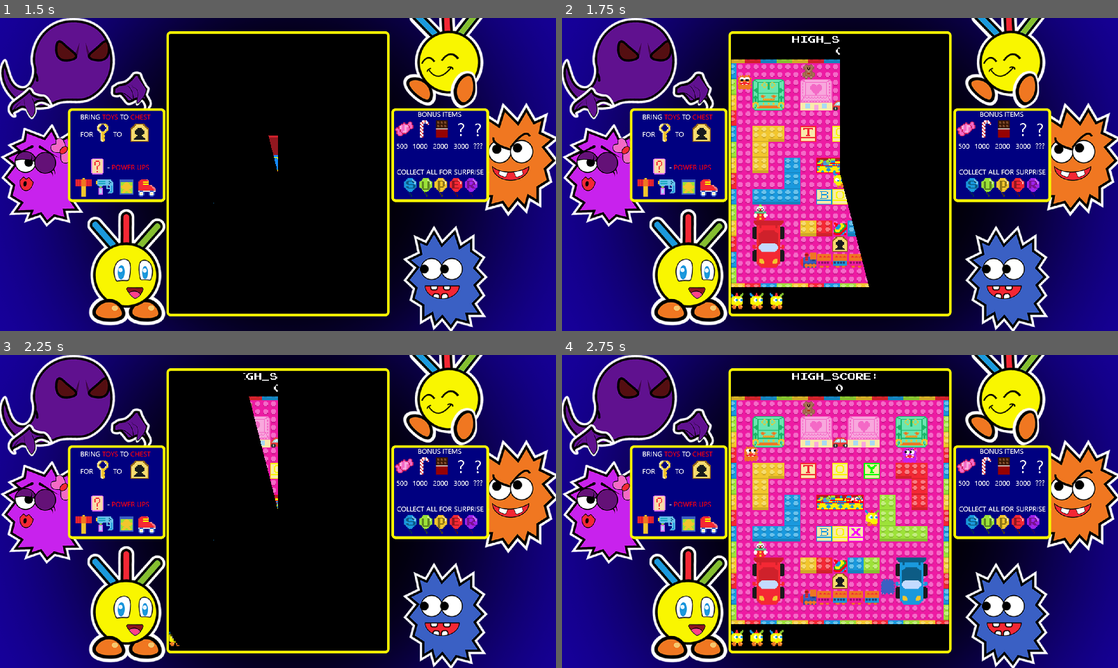
Above: before the commit, frames 1-4 (two rows, left to right).
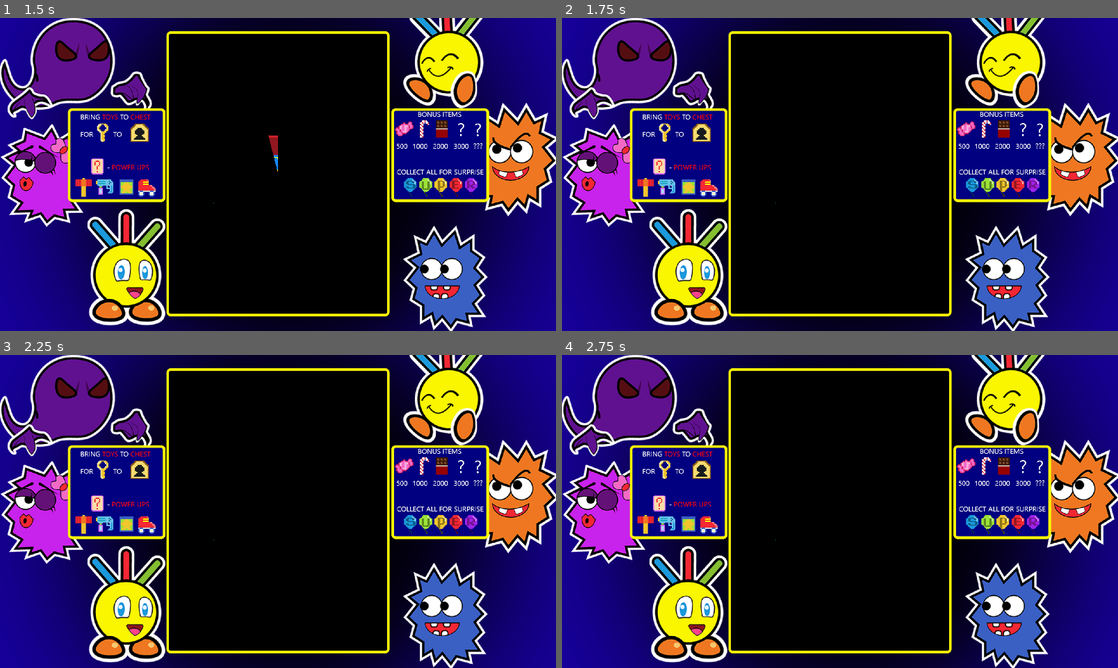
Above: after the commit, the same moments.

Repository: anthonymherrera94/Toy-Box
Game: Godot game, scene res://Scenes/overlay.tscn
Same seed, same stepped clock (60 frames per second), same inputs: the game is played once before the commit and once after it. The engine's default icon, where the game draws it, is replaced by a stand-in: a white triangle on a blue panel in a dark square.
Inputs:
- Up to frame 1 (1.5 s): tap Enter (start) at 0.5, 0.6, 1.25, 1.35 s; hold D (move_right) 0.53-1.28 s; hold S (move_down) from 1.28 s (still down)
- Up to frame 2 (1.75 s): keep holding S (move_down)
- Up to frame 3 (2.25 s): release S (move_down) at 2.03 s; hold D (move_right) from 2.03 s (still down); tap Enter (start) at 2.1 s
- Up to frame 4 (2.75 s): keep holding D (move_right)

Frame 1 is identical in both runs. In frame 2, 16% of the frame differs, in the area x 30-56%, y 5-94%; in frame 3, 1.1%; in frame 4, 29%, in the area x 30-70%, y 5-94%.
Error before the commit: Cannot call method 'queue_free' on a previously freed instance. (res://Scripts/overlay.gd:57)
Error after the commit: Parse Error: Cannot assign a value of type Node to variable "obj" with specified type PowerUp. (res://Scripts/scene_controller.gd:153)

Commit message:
Add cards

Diff:
--- a/Scenes/game_ui.tscn
+++ b/Scenes/game_ui.tscn
@@ -1,9 +1,14 @@
-[gd_scene load_steps=3 format=3 uid="uid://nix2txmiynxq"]
+[gd_scene load_steps=8 format=3 uid="uid://nix2txmiynxq"]
 
 [ext_resource type="Script" path="res://Scripts/game_ui.gd" id="1_2pu42"]
 [ext_resource type="PackedScene" uid="uid://83j1bck4eopc" path="res://Scenes/prefabs/life.tscn" id="2_sj2bp"]
+[ext_resource type="Texture2D" uid="uid://ccq788a0wyawi" path="res://Sprites/Animated/Balloon S.tres" id="3_qg1ss"]
+[ext_resource type="Texture2D" uid="uid://xkwq52ch3yih" path="res://Sprites/Animated/Balloon U.tres" id="4_xs2ul"]
+[ext_resource type="Texture2D" uid="uid://dakjseenl84w7" path="res://Sprites/Animated/Balloon P.tres" id="5_phglg"]
+[ext_resource type="Texture2D" uid="uid://dspidvaenfjm8" path="res://Sprites/Animated/Balloon E.tres" id="6_gba2s"]
+[ext_resource type="Texture2D" uid="uid://cctjoiulvgbhl" path="res://Sprites/Animated/Balloon R.tres" id="7_aqjcd"]
 
-[node name="GameUI" type="Control" node_paths=PackedStringArray("score", "lives")]
+[node name="GameUI" type="Control" node_paths=PackedStringArray("up", "score", "bonus", "lives", "balloon_s", "balloon_u", "balloon_p", "balloon_e", "balloon_r")]
 visible = false
 custom_minimum_size = Vector2(224, 288)
 layout_direction = 1
@@ -15,8 +20,15 @@
 offset_bottom = 152.0
 script = ExtResource("1_2pu42")
 life = ExtResource("2_sj2bp")
-score = NodePath("VBoxContainer/TopPanel/VBoxContainer/Stats/Score")
+up = NodePath("VBoxContainer/TopPanel/VBoxContainer/Up/UpCount")
+score = NodePath("VBoxContainer/TopPanel/VBoxContainer/Score/ScoreCount")
+bonus = NodePath("VBoxContainer/TopPanel/VBoxContainer/Bonus/BonusCount")
 lives = NodePath("VBoxContainer/BottomPanel/Stats/Lives")
+balloon_s = NodePath("VBoxContainer/BottomPanel/Stats/Balloons/S")
+balloon_u = NodePath("VBoxContainer/BottomPanel/Stats/Balloons/U")
+balloon_p = NodePath("VBoxContainer/BottomPanel/Stats/Balloons/P")
+balloon_e = NodePath("VBoxContainer/BottomPanel/Stats/Balloons/E")
+balloon_r = NodePath("VBoxContainer/BottomPanel/Stats/Balloons/R")
 
 [node name="VBoxContainer" type="VBoxContainer" parent="."]
 layout_mode = 1
@@ -30,36 +42,71 @@
 layout_mode = 2
 size_flags_vertical = 3
 
-[node name="VBoxContainer" type="VBoxContainer" parent="VBoxContainer/TopPanel"]
+[node name="VBoxContainer" type="HBoxContainer" parent="VBoxContainer/TopPanel"]
 layout_mode = 1
 anchors_preset = 15
 anchor_right = 1.0
 anchor_bottom = 1.0
 grow_horizontal = 2
 grow_vertical = 2
-theme_override_constants/separation = 4
+theme_override_constants/separation = 16
 alignment = 1
 
-[node name="Labels" type="HBoxContainer" parent="VBoxContainer/TopPanel/VBoxContainer"]
+[node name="Up" type="VBoxContainer" parent="VBoxContainer/TopPanel/VBoxContainer"]
 layout_mode = 2
-theme_override_constants/separation = 4
 alignment = 1
 
-[node name="ScoreTXT" type="Label" parent="VBoxContainer/TopPanel/VBoxContainer/Labels"]
+[node name="UpTXT" type="Label" parent="VBoxContainer/TopPanel/VBoxContainer/Up"]
 layout_mode = 2
 theme_override_font_sizes/font_size = 8
-text = "High_score: "
+text = "1Up"
+horizontal_alignment = 1
 vertical_alignment = 1
 uppercase = true
 
-[node name="Stats" type="HBoxContainer" parent="VBoxContainer/TopPanel/VBoxContainer"]
+[node name="UpCount" type="Label" parent="VBoxContainer/TopPanel/VBoxContainer/Up"]
+layout_mode = 2
+theme_override_font_sizes/font_size = 8
+text = "0"
+horizontal_alignment = 1
+
+[node name="Score" type="VBoxContainer" parent="VBoxContainer/TopPanel/VBoxContainer"]
 layout_mode = 2
 alignment = 1
 
-[node name="Score" type="Label" parent="VBoxContainer/TopPanel/VBoxContainer/Stats"]
+[node name="ScoreTXT" type="Label" parent="VBoxContainer/TopPanel/VBoxContainer/Score"]
+layout_mode = 2
+theme_override_font_sizes/font_size = 8
+text = "High_score"
+horizontal_alignment = 1
+vertical_alignment = 1
+uppercase = true
+
+[node name="ScoreCount" type="Label" parent="VBoxContainer/TopPanel/VBoxContainer/Score"]
 layout_mode = 2
 theme_override_font_sizes/font_size = 8
 text = "0"
+horizontal_alignment = 1
+
+[node name="Bonus" type="VBoxContainer" parent="VBoxContainer/TopPanel/VBoxContainer"]
+layout_mode = 2
+alignment = 1
+
+[node name="BonusTXT" type="Label" parent="VBoxContainer/TopPanel/VBoxContainer/Bonus"]
+layout_mode = 2
+theme_override_font_sizes/font_size = 8
+text = "Bonus"
+vertical_alignment = 1
+uppercase = true
+
+[node name="BonusCount" type="Label" parent="VBoxContainer/TopPanel/VBoxContainer/Bonus"]
+layout_mode = 2
+theme_override_font_sizes/font_size = 8
+text = "0
+"
+horizontal_alignment = 1
+vertical_alignment = 1
+uppercase = true
 
 [node name="Spacer" type="Control" parent="VBoxContainer"]
 layout_mode = 2
@@ -86,3 +133,36 @@
 
 [node name="YOLO" parent="VBoxContainer/BottomPanel/Stats/Lives" instance=ExtResource("2_sj2bp")]
 layout_mode = 2
+
+[node name="Spacer" type="Control" parent="VBoxContainer/BottomPanel/Stats"]
+layout_mode = 2
+size_flags_horizontal = 3
+
+[node name="Balloons" type="HBoxContainer" parent="VBoxContainer/BottomPanel/Stats"]
+layout_mode = 2
+theme_override_constants/separation = 0
+
+[node name="S" type="TextureRect" parent="VBoxContainer/BottomPanel/Stats/Balloons"]
+layout_mode = 2
+texture = ExtResource("3_qg1ss")
+expand_mode = 2
+
+[node name="U" type="TextureRect" parent="VBoxContainer/BottomPanel/Stats/Balloons"]
+layout_mode = 2
+texture = ExtResource("4_xs2ul")
+expand_mode = 2
+
+[node name="P" type="TextureRect" parent="VBoxContainer/BottomPanel/Stats/Balloons"]
+layout_mode = 2
+texture = ExtResource("5_phglg")
+expand_mode = 2
+
+[node name="E" type="TextureRect" parent="VBoxContainer/BottomPanel/Stats/Balloons"]
+layout_mode = 2
+texture = ExtResource("6_gba2s")
+expand_mode = 2
+
+[node name="R" type="TextureRect" parent="VBoxContainer/BottomPanel/Stats/Balloons"]
+layout_mode = 2
+texture = ExtResource("7_aqjcd")
+expand_mode = 2
--- /dev/null
+++ b/Scenes/items/card.tscn
@@ -0,0 +1,19 @@
+[gd_scene load_steps=4 format=3 uid="uid://stjmcgspfc51"]
+
+[ext_resource type="Script" path="res://Scripts/items/Card.gd" id="1_spypd"]
+[ext_resource type="Texture2D" uid="uid://nyet335pp18j" path="res://Sprites/Items/Important items/_ Card.png" id="2_e4tnd"]
+
+[sub_resource type="RectangleShape2D" id="RectangleShape2D_g076h"]
+size = Vector2(11, 12)
+
+[node name="Card" type="Area2D"]
+script = ExtResource("1_spypd")
+
+[node name="Sprite" type="Sprite2D" parent="."]
+texture = ExtResource("2_e4tnd")
+
+[node name="CollisionShape2D" type="CollisionShape2D" parent="."]
+position = Vector2(-0.5, -2)
+shape = SubResource("RectangleShape2D_g076h")
+
+[connection signal="body_entered" from="." to="." method="_on_body_entered"]
--- /dev/null
+++ b/Scenes/items/power_up.tscn
@@ -0,0 +1,59 @@
+[gd_scene load_steps=8 format=3 uid="uid://310dq2pscnnp"]
+
+[ext_resource type="Script" path="res://Scripts/items/PowerUp.gd" id="1_q7h18"]
+[ext_resource type="Texture2D" uid="uid://41j5wfg4pm8r" path="res://Sprites/Items/Power Ups/Bubble Gun R.png" id="2_wqtyl"]
+[ext_resource type="Texture2D" uid="uid://coe754ae22sgw" path="res://Sprites/Items/Power Ups/Jack-in-the-box 1.png" id="3_6utki"]
+[ext_resource type="Texture2D" uid="uid://c427rhsjpuc1g" path="res://Sprites/Items/Power Ups/Roller Skate.png" id="4_eqcl2"]
+[ext_resource type="Texture2D" uid="uid://ca2aw6f7ryd8a" path="res://Sprites/Items/Power Ups/Toy Hammer (side view).png" id="5_8w2un"]
+
+[sub_resource type="SpriteFrames" id="SpriteFrames_ua2mf"]
+animations = [{
+"frames": [{
+"duration": 1.0,
+"texture": ExtResource("2_wqtyl")
+}],
+"loop": true,
+"name": &"BubbleGun",
+"speed": 5.0
+}, {
+"frames": [{
+"duration": 1.0,
+"texture": ExtResource("3_6utki")
+}],
+"loop": true,
+"name": &"JackInTheBox",
+"speed": 5.0
+}, {
+"frames": [{
+"duration": 1.0,
+"texture": ExtResource("4_eqcl2")
+}],
+"loop": true,
+"name": &"RollerSkate",
+"speed": 5.0
+}, {
+"frames": [{
+"duration": 1.0,
+"texture": ExtResource("5_8w2un")
+}],
+"loop": true,
+"name": &"ToyHammer",
+"speed": 5.0
+}]
+
+[sub_resource type="RectangleShape2D" id="RectangleShape2D_g076h"]
+size = Vector2(11, 12)
+
+[node name="PowerUp" type="Area2D" node_paths=PackedStringArray("power_up_anim")]
+script = ExtResource("1_q7h18")
+power_up_anim = NodePath("AnimatedSprite2D")
+
+[node name="AnimatedSprite2D" type="AnimatedSprite2D" parent="."]
+sprite_frames = SubResource("SpriteFrames_ua2mf")
+animation = &"JackInTheBox"
+
+[node name="CollisionShape2D" type="CollisionShape2D" parent="."]
+position = Vector2(-0.5, -2)
+shape = SubResource("RectangleShape2D_g076h")
+
+[connection signal="body_entered" from="." to="." method="_on_body_entered"]
--- a/Scenes/overlay.tscn
+++ b/Scenes/overlay.tscn
@@ -7,8 +7,10 @@
 [ext_resource type="PackedScene" uid="uid://bgeecpdk5cqku" path="res://Scenes/items/treats.tscn" id="3_bb1nd"]
 [ext_resource type="PackedScene" uid="uid://xh8jwujxoio8" path="res://Scenes/items/toy.tscn" id="4_4sp8s"]
 [ext_resource type="PackedScene" uid="uid://k0j7ujbqyukg" path="res://Scenes/fade.tscn" id="4_5g481"]
+[ext_resource type="PackedScene" uid="uid://stjmcgspfc51" path="res://Scenes/items/card.tscn" id="4_30y6x"]
 [ext_resource type="PackedScene" uid="uid://bi41guy5y3fyx" path="res://Scenes/items/key.tscn" id="5_6qwki"]
 [ext_resource type="PackedScene" uid="uid://cua72rre142t6" path="res://Scenes/toy_town_1.tscn" id="5_nm1dm"]
+[ext_resource type="PackedScene" uid="uid://310dq2pscnnp" path="res://Scenes/items/power_up.tscn" id="7_oj44a"]
 
 [node name="Overlay" type="Control" node_paths=PackedStringArray("viewport")]
 process_mode = 3
@@ -21,8 +23,10 @@
 script = ExtResource("1_btq4h")
 balloon = ExtResource("2_vcrxe")
 treat = ExtResource("3_bb1nd")
+card = ExtResource("4_30y6x")
 toy = ExtResource("4_4sp8s")
 key = ExtResource("5_6qwki")
+power_up = ExtResource("7_oj44a")
 fade = ExtResource("4_5g481")
 menu = ExtResource("1_47hrg")
 first_level = ExtResource("5_nm1dm")
--- a/Scripts/game_ui.gd
+++ b/Scripts/game_ui.gd
@@ -4,12 +4,42 @@
 @export var life: PackedScene
 
 @export_category("Nodes")
+@export var up: Label
 @export var score: Label
+@export var bonus: Label
 @export var lives: HBoxContainer
 
+@export_category("Balloons")
+@export var balloon_s: TextureRect
+@export var balloon_u: TextureRect
+@export var balloon_p: TextureRect
+@export var balloon_e: TextureRect
+@export var balloon_r: TextureRect
+
+var balloons: Dictionary
+
+
+func _ready() -> void:
+	balloons = {
+		Balloons.BALLOON_TYPE.S: balloon_s,
+		Balloons.BALLOON_TYPE.U: balloon_u,
+		Balloons.BALLOON_TYPE.P: balloon_p,
+		Balloons.BALLOON_TYPE.E: balloon_e,
+		Balloons.BALLOON_TYPE.R: balloon_r
+	}
+
+	for i in balloons:
+		balloons[i].hide()
+
+
+func set_up(_up: int) -> void:
+	up.text = str(_up)
 
 func set_score(_score: int) -> void:
 	score.text = str(_score)
+
+func set_bonus_time(_time: int) -> void:
+	bonus.text = str(_time)
 
 func set_lives(_lives: int) -> void:
 	clear_lives()
@@ -20,3 +50,6 @@
 func clear_lives() -> void:
 	for i in lives.get_children():
 		i.queue_free()
+
+func pop_balloon(_type: Balloons.BALLOON_TYPE) -> void:
+	balloons[_type].show()
--- /dev/null
+++ b/Scripts/items/Card.gd
@@ -0,0 +1,9 @@
+class_name Cards extends Area2D
+
+signal picked
+
+
+func _on_body_entered(body: Node2D) -> void:
+	if body is Aoy:
+		picked.emit()
+		queue_free()
--- /dev/null
+++ b/Scripts/items/PowerUp.gd
@@ -0,0 +1,33 @@
+class_name PowerUp extends Area2D
+
+@export var power_up_anim: AnimatedSprite2D
+
+enum POWER_UP_TYPE{
+	BubbleGun,
+	JackInTheBox,
+	RollerSkate,
+	ToyHammer
+}
+
+@export var power_up_type: POWER_UP_TYPE
+
+
+func _ready():
+	set_type()
+
+func set_type():
+	match power_up_type:
+		POWER_UP_TYPE.BubbleGun:
+			power_up_anim.play("BubbleGun")
+		POWER_UP_TYPE.JackInTheBox:
+			power_up_anim.play("JackInTheBox")
+			power_up_anim.position.y -= 8
+		POWER_UP_TYPE.RollerSkate:
+			power_up_anim.play("RollerSkate")
+		POWER_UP_TYPE.ToyHammer:
+			power_up_anim.play("ToyHammer")
+
+
+func _on_body_entered(body: Node2D) -> void:
+	if body is Aoy:
+		queue_free()
--- a/Scripts/overlay.gd
+++ b/Scripts/overlay.gd
@@ -5,8 +5,10 @@
 @export_category("Scenes")
 @export var balloon: PackedScene
 @export var treat: PackedScene
+@export var card: PackedScene
 @export var toy: PackedScene
 @export var key: PackedScene
+@export var power_up: PackedScene
 @export var fade: PackedScene
 @export var menu: PackedScene
 @export var first_level: PackedScene
@@ -23,6 +25,7 @@
 
 
 func _ready() -> void:
+	randomize()
 	return_to_menu()
 
 
@@ -73,8 +76,10 @@
 	scene.next_level.connect(_on_next_level)
 	scene.balloon_scene = balloon
 	scene.treat_scene = treat
+	scene.card_scene = card
 	scene.toy_scene = toy
 	scene.key_scene = key
+	scene.power_up_scene = power_up
 	viewport.add_child(scene)
 	scene.set_lives(lives)
 	level = scene
--- a/Scripts/scene_controller.gd
+++ b/Scripts/scene_controller.gd
@@ -21,13 +21,20 @@
 
 var balloon_scene: PackedScene
 var treat_scene: PackedScene
+var card_scene: PackedScene
 var toy_scene: PackedScene
 var key_scene: PackedScene
 var door_scene: PackedScene
-
+var power_up_scene: PackedScene
+
+var cards_amount := 3
+
+var current_balloon: Balloons.BALLOON_TYPE = 0
 var current_treat: Treats.TREAT_TYPE = 0
 
-#The spawn delay for treats in seconds
+var balloon: Balloons
+
+# The spawn delay for treats and balloons in seconds
 const treats_spawn_delay := 5.0
 
 var treats_spawn_timer := Timer.new()
@@ -69,6 +76,9 @@
 		map_offset = tiles.position
 		tiles.hide()
 
+	for i in range(cards_amount):
+		spawn_card()
+
 	for i in toys_textures:
 		spawn_toy(i)
 
@@ -104,6 +114,20 @@
 	obj.set_sprite(texture)
 	toys_left += 1
 
+func spawn_card() -> void:
+	var obj: Cards = card_scene.instantiate()
+	obj.picked.connect(_on_card_picked)
+	obj.position = pick_random_pos()
+	add_child(obj)
+
+func spawn_balloon() -> void:
+	var obj: Balloons = balloon_scene.instantiate()
+	obj.balloon_type = current_balloon
+	obj.position = pick_random_pos()
+	add_child(obj)
+
+	balloon = obj
+
 func spawn_treat() -> void:
 	if not is_treat_picked:
 		current_treat = 0
@@ -116,7 +140,6 @@
 	obj.picked.connect(_on_treat_picked)
 	obj.position = pick_random_pos()
 	add_child(obj)
-	obj.set_type()
 
 	treat = obj
 
@@ -126,11 +149,20 @@
 	obj.position = pick_random_pos()
 	add_child(obj)
 
+func spawn_power_up() -> void:
+	var obj: PowerUp = power_up_scene.instantiate()
+	obj.power_up_type = randi() % PowerUp.POWER_UP_TYPE.size()
+	obj.position = pick_random_pos()
+	add_child(obj)
+
 
 func _on_aoy_change_pos(pos: Vector2) -> void:
 	for i in enemies:
 		i.set_targer_pos(pos)
 
+
+func _on_card_picked() -> void:
+	spawn_power_up()
 
 func _on_treat_picked() -> void:
 	match current_treat:
--- /dev/null
+++ b/Sprites/Animated/Balloon E.tres
@@ -0,0 +1,16 @@
+[gd_resource type="AnimatedTexture" load_steps=5 format=3 uid="uid://dspidvaenfjm8"]
+
+[ext_resource type="Texture2D" uid="uid://b2saph6l68fa0" path="res://Sprites/Items/Important items/Balloon E1.png" id="1_eaw0g"]
+[ext_resource type="Texture2D" uid="uid://bvg6h55t6jmpy" path="res://Sprites/Items/Important items/Balloon E2.png" id="2_7gwag"]
+[ext_resource type="Texture2D" uid="uid://bo87jgavwn4ge" path="res://Sprites/Items/Important items/Balloon E3.png" id="3_fboqv"]
+[ext_resource type="Texture2D" uid="uid://qbbeqqfxridx" path="res://Sprites/Items/Important items/Balloon E4.png" id="4_ddpn1"]
+
+[resource]
+frames = 4
+frame_0/texture = ExtResource("1_eaw0g")
+frame_1/texture = ExtResource("2_7gwag")
+frame_1/duration = 1.0
+frame_2/texture = ExtResource("3_fboqv")
+frame_2/duration = 1.0
+frame_3/texture = ExtResource("4_ddpn1")
+frame_3/duration = 1.0
--- /dev/null
+++ b/Sprites/Animated/Balloon P.tres
@@ -0,0 +1,16 @@
+[gd_resource type="AnimatedTexture" load_steps=5 format=3 uid="uid://dakjseenl84w7"]
+
+[ext_resource type="Texture2D" uid="uid://dktpt05fic5mq" path="res://Sprites/Items/Important items/Balloon P1.png" id="1_xuqrv"]
+[ext_resource type="Texture2D" uid="uid://cs0rf5mjr6vvq" path="res://Sprites/Items/Important items/Balloon P2.png" id="2_pqhxp"]
+[ext_resource type="Texture2D" uid="uid://2l7igc7liuvk" path="res://Sprites/Items/Important items/Balloon P3.png" id="3_7p4nk"]
+[ext_resource type="Texture2D" uid="uid://c3tqj61uhydit" path="res://Sprites/Items/Important items/Balloon P4.png" id="4_ylijp"]
+
+[resource]
+frames = 4
+frame_0/texture = ExtResource("1_xuqrv")
+frame_1/texture = ExtResource("2_pqhxp")
+frame_1/duration = 1.0
+frame_2/texture = ExtResource("3_7p4nk")
+frame_2/duration = 1.0
+frame_3/texture = ExtResource("4_ylijp")
+frame_3/duration = 1.0
--- /dev/null
+++ b/Sprites/Animated/Balloon R.tres
@@ -0,0 +1,16 @@
+[gd_resource type="AnimatedTexture" load_steps=5 format=3 uid="uid://cctjoiulvgbhl"]
+
+[ext_resource type="Texture2D" uid="uid://cu7eyeiic6o5k" path="res://Sprites/Items/Important items/Balloon R1.png" id="1_uh6cq"]
+[ext_resource type="Texture2D" uid="uid://585bds4jbhog" path="res://Sprites/Items/Important items/Balloon R2.png" id="2_yr8av"]
+[ext_resource type="Texture2D" uid="uid://x3b3c6hgcb4x" path="res://Sprites/Items/Important items/Balloon R3.png" id="3_8wrw4"]
+[ext_resource type="Texture2D" uid="uid://dlefx5n2xmne5" path="res://Sprites/Items/Important items/Balloon R4.png" id="4_ixyn0"]
+
+[resource]
+frames = 4
+frame_0/texture = ExtResource("1_uh6cq")
+frame_1/texture = ExtResource("2_yr8av")
+frame_1/duration = 1.0
+frame_2/texture = ExtResource("3_8wrw4")
+frame_2/duration = 1.0
+frame_3/texture = ExtResource("4_ixyn0")
+frame_3/duration = 1.0
--- /dev/null
+++ b/Sprites/Animated/Balloon S.tres
@@ -0,0 +1,16 @@
+[gd_resource type="AnimatedTexture" load_steps=5 format=3 uid="uid://ccq788a0wyawi"]
+
+[ext_resource type="Texture2D" uid="uid://ddg6525yaq7mi" path="res://Sprites/Items/Important items/Balloon S1.png" id="1_52s1a"]
+[ext_resource type="Texture2D" uid="uid://dkhenntls3aja" path="res://Sprites/Items/Important items/Balloon S2.png" id="2_ef3qp"]
+[ext_resource type="Texture2D" uid="uid://dsebvt0ai8xhm" path="res://Sprites/Items/Important items/Balloon S3.png" id="3_ixi2d"]
+[ext_resource type="Texture2D" uid="uid://bfskmxx1cqwcw" path="res://Sprites/Items/Important items/Balloon S4.png" id="4_dpsef"]
+
+[resource]
+frames = 4
+frame_0/texture = ExtResource("1_52s1a")
+frame_1/texture = ExtResource("2_ef3qp")
+frame_1/duration = 1.0
+frame_2/texture = ExtResource("3_ixi2d")
+frame_2/duration = 1.0
+frame_3/texture = ExtResource("4_dpsef")
+frame_3/duration = 1.0
--- /dev/null
+++ b/Sprites/Animated/Balloon U.tres
@@ -0,0 +1,16 @@
+[gd_resource type="AnimatedTexture" load_steps=5 format=3 uid="uid://xkwq52ch3yih"]
+
+[ext_resource type="Texture2D" uid="uid://rl4mg86t3u2l" path="res://Sprites/Items/Important items/Balloon U1.png" id="1_kiges"]
+[ext_resource type="Texture2D" uid="uid://bx50echhjrrwr" path="res://Sprites/Items/Important items/Balloon U2.png" id="2_io4vo"]
+[ext_resource type="Texture2D" uid="uid://b1udvubv1k8o8" path="res://Sprites/Items/Important items/Balloon U3.png" id="3_6e2md"]
+[ext_resource type="Texture2D" uid="uid://mvq5qqcsur7u" path="res://Sprites/Items/Important items/Balloon U4.png" id="4_a2vve"]
+
+[resource]
+frames = 4
+frame_0/texture = ExtResource("1_kiges")
+frame_1/texture = ExtResource("2_io4vo")
+frame_1/duration = 1.0
+frame_2/texture = ExtResource("3_6e2md")
+frame_2/duration = 1.0
+frame_3/texture = ExtResource("4_a2vve")
+frame_3/duration = 1.0
Not shown: 1 places in Scenes/overlay.tscn that only renumber resources
